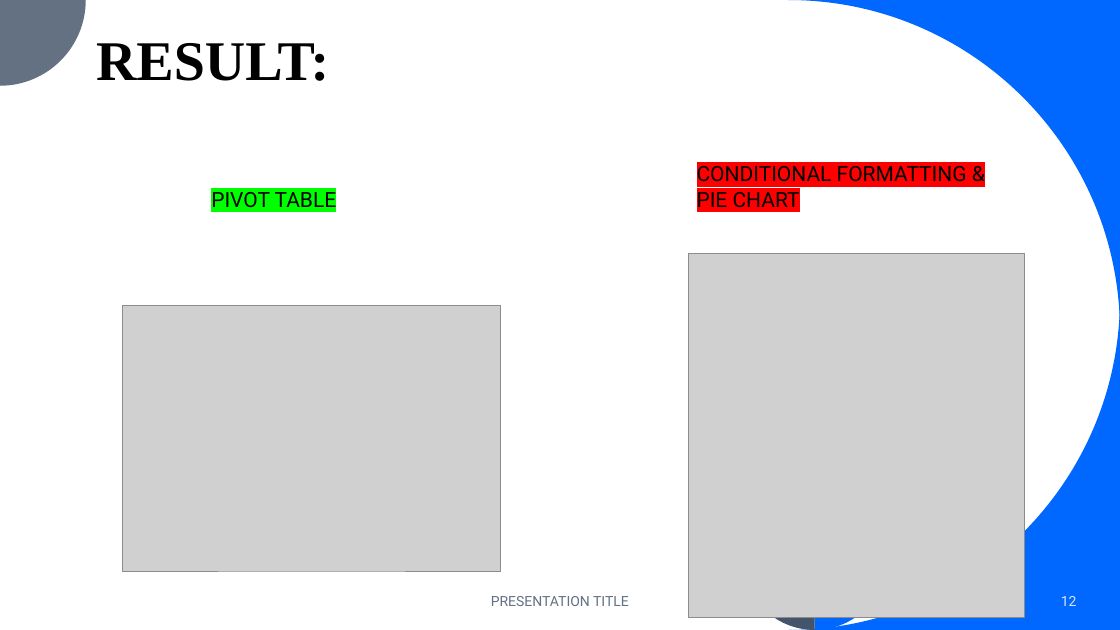
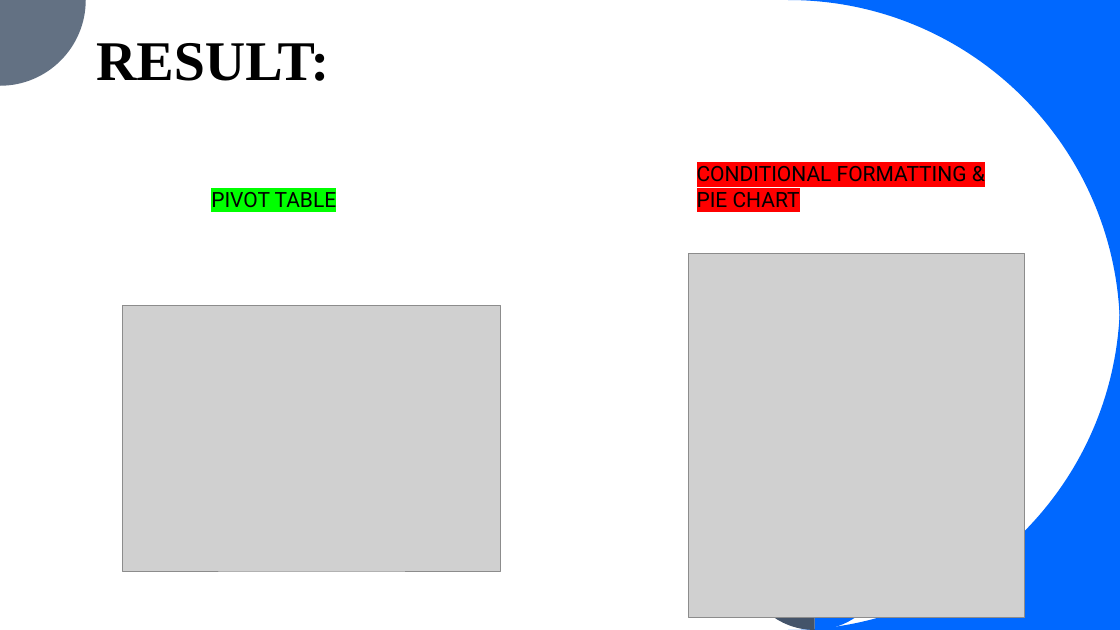
Before and after one commit to Rithika-dot/TNSDC-DATA--ANALYTICS, a slide deck: slide 12 of EMPLOYEE PERFORMANCE PPT.pptx. Drawn at 1120x630 pixels with LibreOffice and Linux fonts; fonts in the diff are those of the drawing; grey boxes stand for pictures. Boxes give left, top, right and bottom in pixels: in the first picture for what was removed or moved away, otherwise in the second. Text is boxed around its words. In the diff, an @@ line names an element or a change of style, - is before the commit and + after.

```diff
--- a/EMPLOYEE PERFORMANCE PPT.pptx
+++ b/EMPLOYEE PERFORMANCE PPT.pptx
@@ text removed at box(491, 596, 629, 606) @@
-PRESENTATION TITLE
@@ page number removed at box(1061, 596, 1077, 606) @@
-12
```
Also in this commit, not shown: 6 other slides changed, 1 other file.
